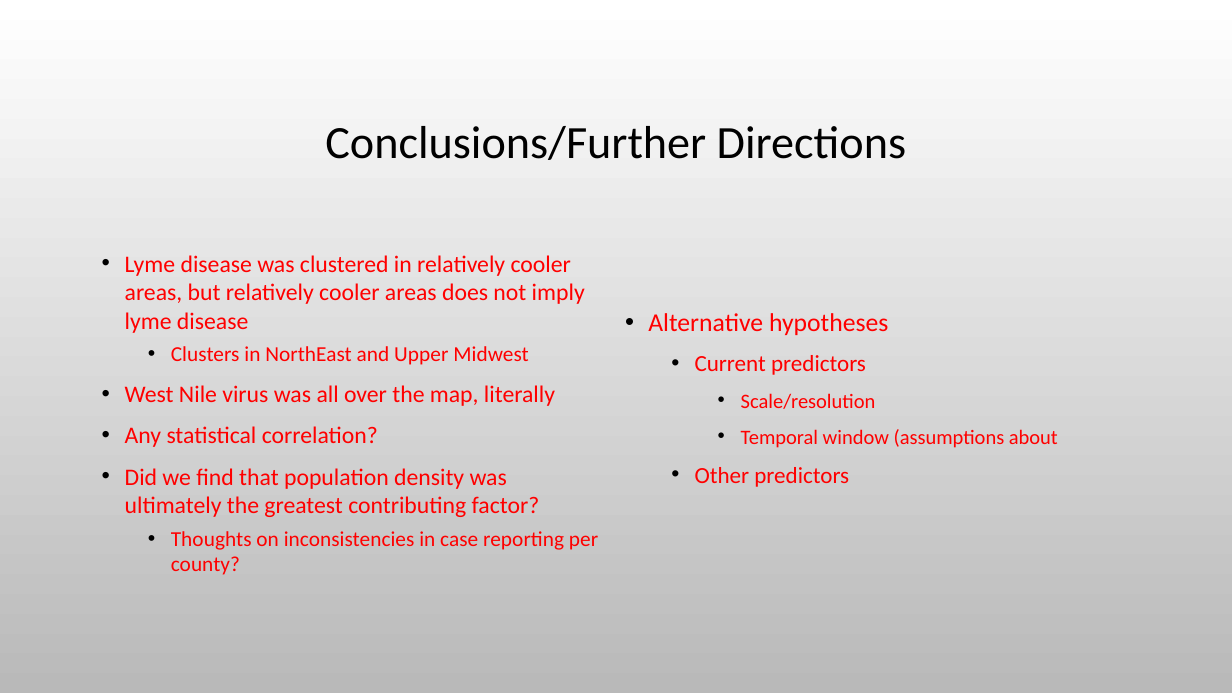
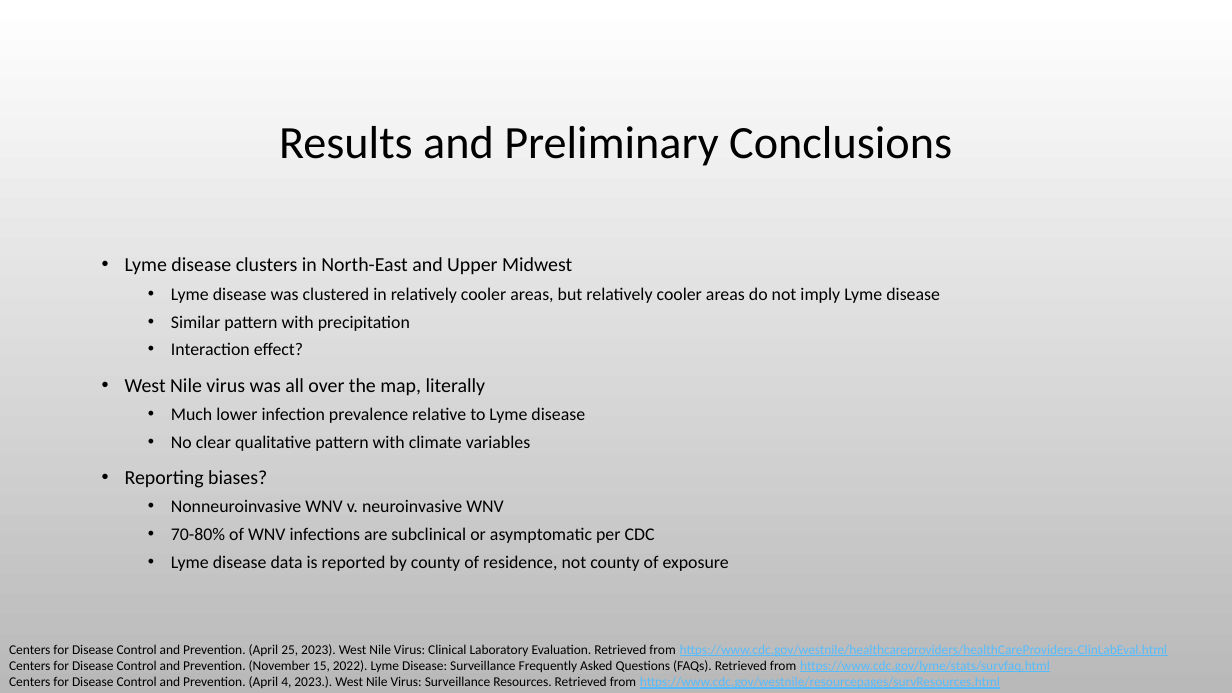
Before and after one commit to Evdawg/Project_3_Mosquito-borne_Diseases, a slide deck: slide 8 of Presentation.pptx. Drawn at 1232x693 pixels with LibreOffice and Linux fonts; fonts in the diff are those of the drawing; background and template pictures are left out. Boxes give left, top, right and bottom in pixels: in the first picture for what was removed or moved away, otherwise in the second. Text is boxed around its words. In the diff, an @@ line names an element or a change of style, - is before the commit and + after.

Commit message:
TRS edits to presentation

```diff
--- a/Presentation.pptx
+++ b/Presentation.pptx
@@ title at <box>279,126,952,166</box>: text changed @@
-Conclusions/Further Directions
+Results and Preliminary Conclusions
@@ text at <box>125,257,940,355</box>: text changed; size 18.5 to 13.9 pt; text colour #FF0000 to #000000 @@
-• Lyme disease was clustered in relatively cooler areas, but relatively cooler areas does not imply lyme disease
-  • Clusters in NorthEast and Upper Midwest
+• Lyme disease clusters in North-East and Upper Midwest
+  • Lyme disease was clustered in relatively cooler areas, but relatively cooler areas do not imply Lyme disease
+  • Similar pattern with precipitation
+  • Interaction effect?
@@ text removed at <box>648,313,1058,487</box> @@
-• Alternative hypotheses
-  • Current predictors
-    • Scale/resolution
-    • Temporal window (assumptions about
-  • Other predictors
@@ text at <box>125,378,486,396</box>: size 18.5 to 15.5 pt, text colour #FF0000 to #000000 in "West Nile virus was all over the ..." @@
@@ text at <box>125,407,729,571</box>: text changed; size 18.5 to 13.9 pt; text colour #FF0000 to #000000 @@
-• Any statistical correlation?
-• Did we find that population density was ultimately the greatest contributing factor?
-  • Thoughts on inconsistencies in case reporting per county?
+  • Much lower infection prevalence relative to Lyme disease
+  • No clear qualitative pattern with climate variables
+• Reporting biases?
+  • Nonneuroinvasive WNV v. neuroinvasive WNV
+  • 70-80% of WNV infections are subclinical or asymptomatic per CDC
+  • Lyme disease data is reported by county of residence, not county of exposure
@@ text added at <box>9,644,796,688</box>, 10.5 pt, text #000000 @@
+Centers for Disease Control and Prevention. (April 25, 2023). West Nile Virus: Clinical Laboratory Evaluation. Retrieved from https://www.cdc.gov/westnile/healthcareproviders/healthCareProviders-ClinLabEval.html
+Centers for Disease Control and Prevention. (November 15, 2022). Lyme Disease: Surveillance Frequently Asked Questions (FAQs). Retrieved from https://www.cdc.gov/lyme/stats/survfaq.html
+Centers for Disease Control and Prevention. (April 4, 2023.). West Nile Virus: Surveillance Resources. Retrieved from https://www.cdc.gov/westnile/resourcepages/survResources.html
```
Also in this commit, not shown: 1 other slide changed.
